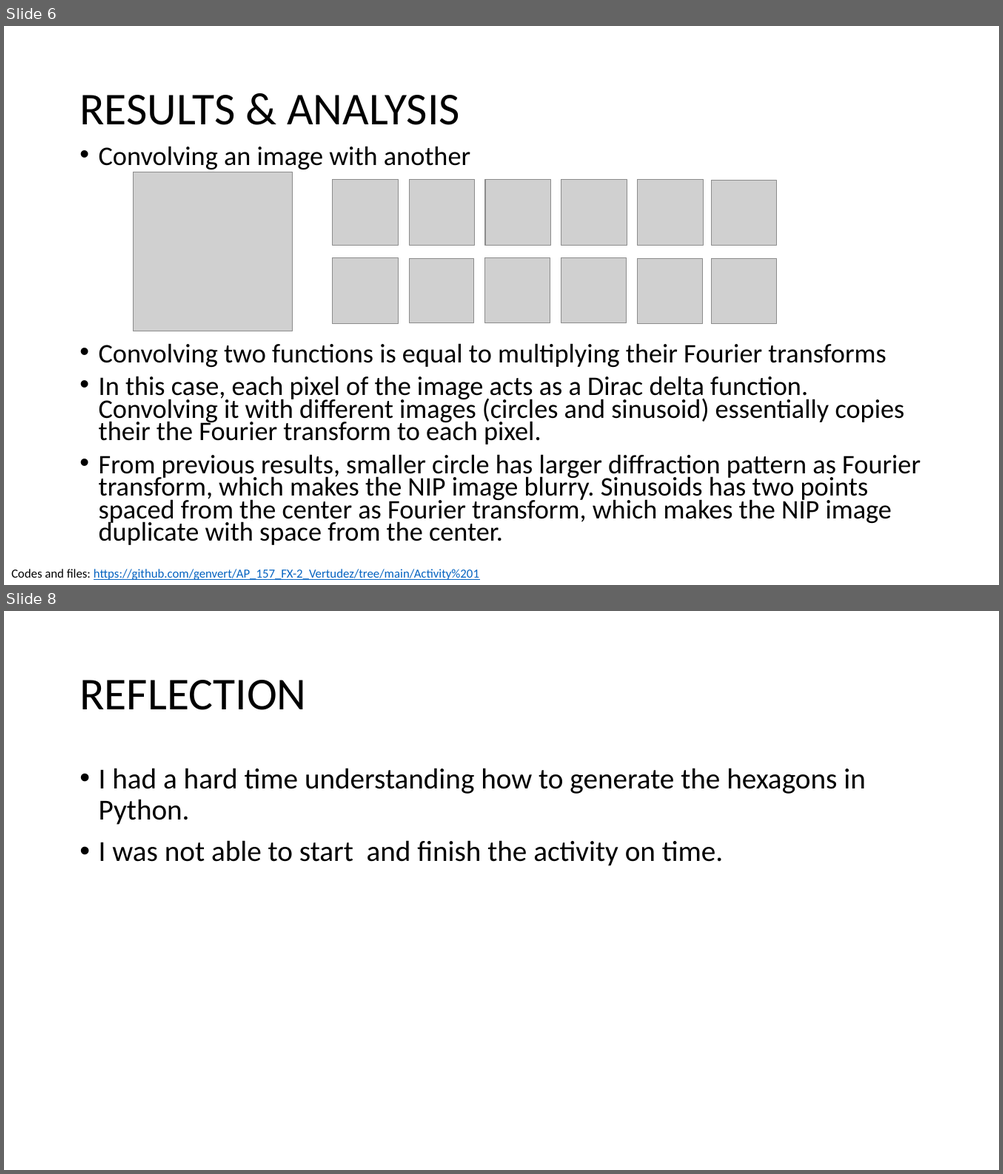
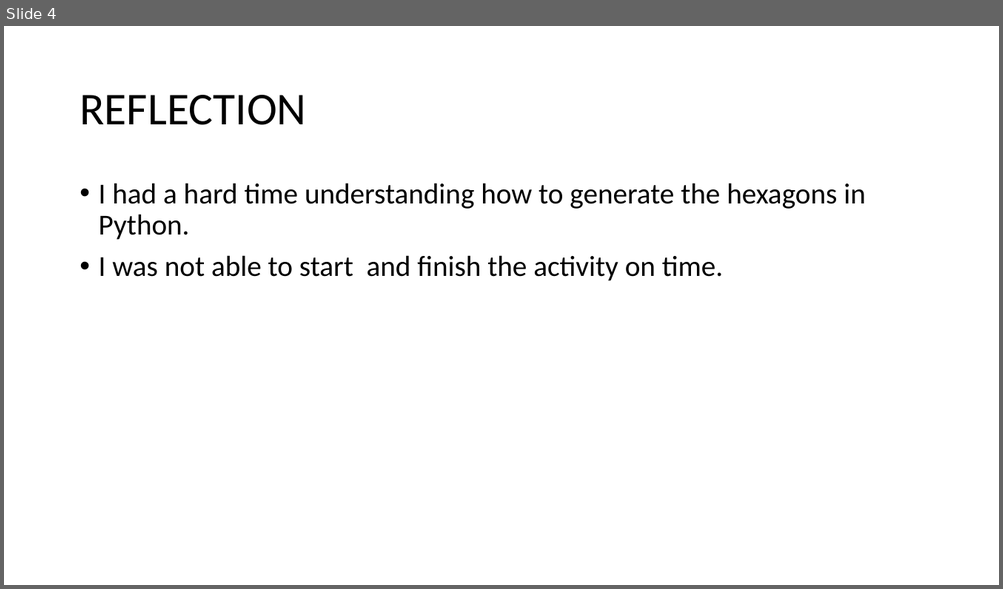
Before and after one commit to genvert/AP_157_FX-2_Vertudez, a slide deck: Activity 1/Vertudez_Activity_1_Report.pptx. Shown one above the other, each under a label of ours: slides 6 and 8 before the commit, slide 4 after it; the slides between them are not shown. The pictures are 1003x1174 and 1003x589 pixels, drawn with LibreOffice and Linux fonts; fonts in the diff are those of the drawing; grey boxes stand for pictures. Boxes give left, top, right and bottom in pixels: in the first picture for what was removed or moved away, otherwise in the second. Text is boxed around its words. In the diff, an @@ line names an element or a change of style, - is before the commit and + after.

Commit message:
ppt

```diff
--- a/Activity 1/Vertudez_Activity_1_Report.pptx
+++ b/Activity 1/Vertudez_Activity_1_Report.pptx
@@ slide 6 removed at (4, 26, 999, 585), background #FFFFFF @@
@@ title removed at (79, 95, 459, 125) @@
-RESULTS & ANALYSIS
@@ text removed at (99, 146, 920, 545) @@
-• Convolving an image with another
-• Convolving two functions is equal to multiplying their Fourier transforms
-• In this case, each pixel of the image acts as a Dirac delta function. Convolving it with different images (circles and sinusoid) essentially copies their the Fourier transform to each pixel.
-• From previous results, smaller circle has larger diffraction pattern as Fourier transform, which makes the NIP image blurry. Sinusoids has two points spaced from the center as Fourier transform, which makes the NIP image duplicate with space from the center.
@@ picture removed at (133, 173, 292, 331) @@
@@ picture removed at (333, 180, 398, 245) @@
@@ picture removed at (409, 180, 475, 245) @@
@@ picture removed at (485, 180, 551, 245) @@
@@ picture removed at (561, 180, 627, 245) @@
@@ picture removed at (637, 180, 703, 245) @@
@@ picture removed at (711, 181, 777, 245) @@
@@ picture removed at (333, 258, 398, 323) @@
@@ picture removed at (409, 259, 473, 323) @@
@@ picture removed at (485, 258, 550, 323) @@
@@ picture removed at (561, 258, 626, 323) @@
@@ picture removed at (637, 259, 703, 323) @@
@@ picture removed at (711, 259, 777, 323) @@
@@ text removed at (11, 569, 479, 580) @@
-Codes and files: https://github.com/genvert/AP_157_FX-2_Vertudez/tree/main/Activity%201
@@ what was slide 8 is now slide 4 @@
```
Also in this commit, not shown: 3 other slides removed, 1 other file.
